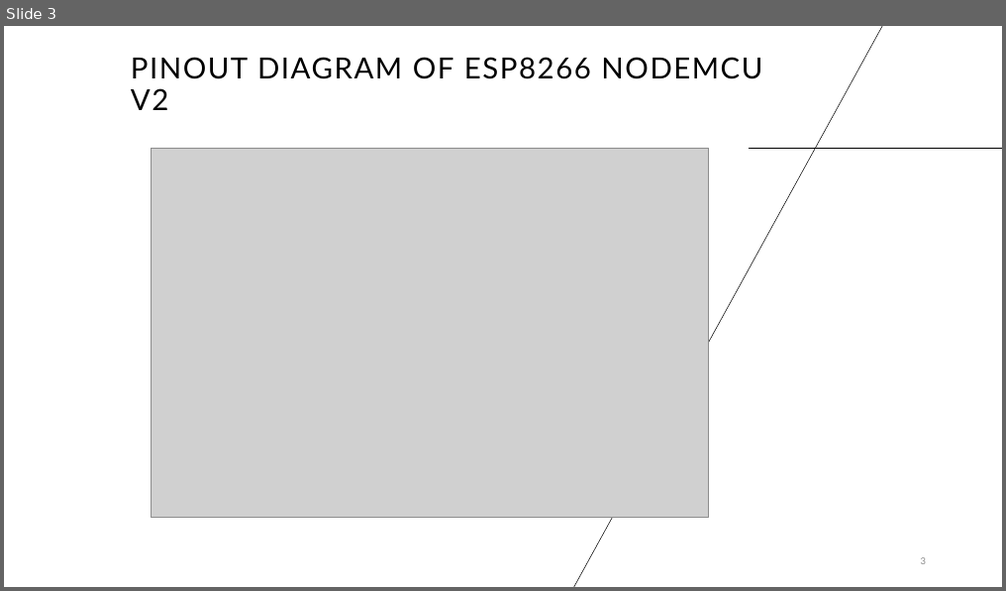
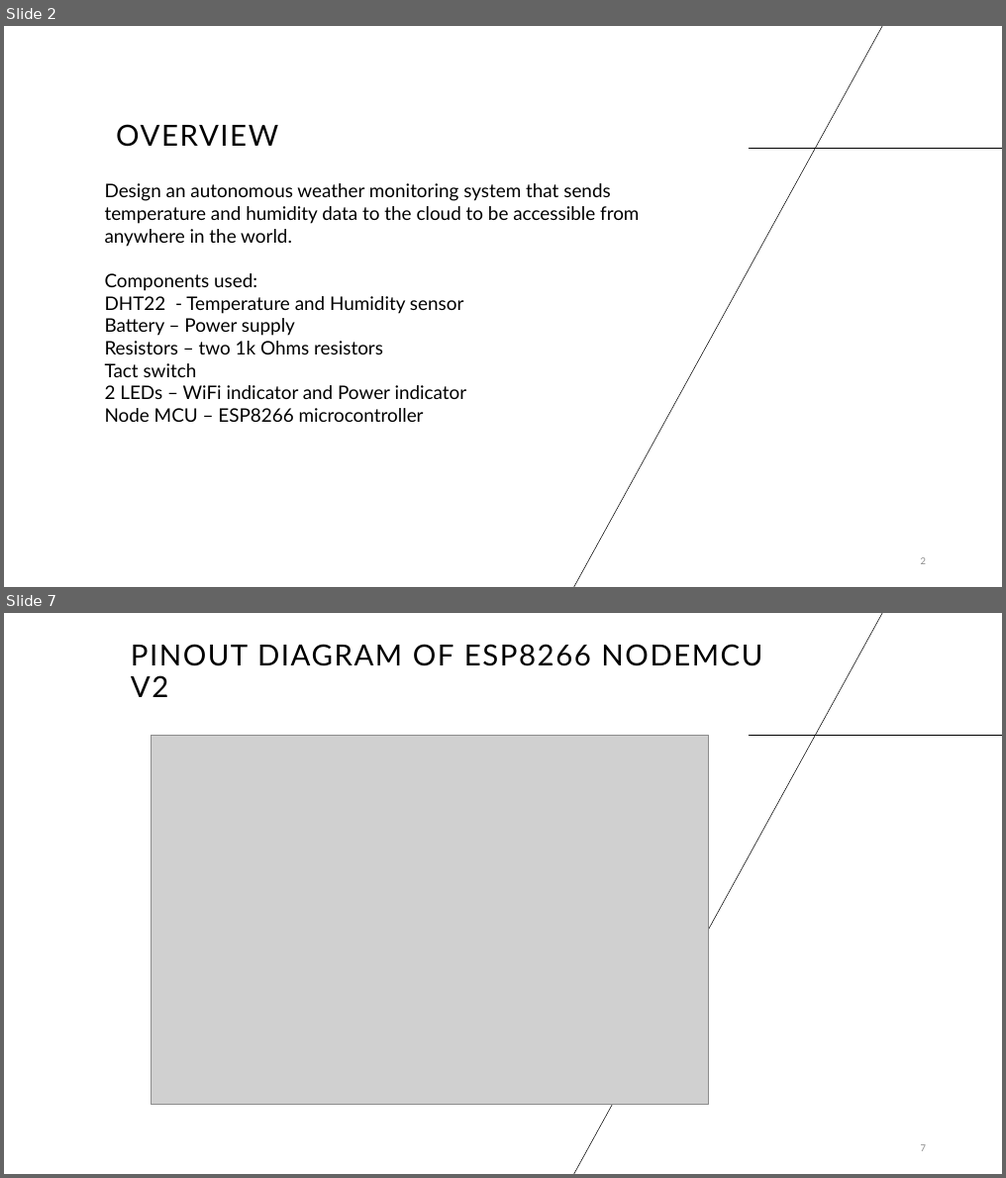
Before and after one commit to ayo-ajayi/iot-sensor, a slide deck: iotsensor.pptx. Shown one above the other, each under a label of ours: slide 3 before the commit, slides 2 and 7 after it; the slides between them are not shown. The pictures are 1006x591 and 1006x1178 pixels, drawn with LibreOffice and Linux fonts; fonts in the diff are those of the drawing; grey boxes stand for pictures. Boxes give left, top, right and bottom in pixels: in the first picture for what was removed or moved away, otherwise in the second. Text is boxed around its words. In the diff, an @@ line names an element or a change of style, - is before the commit and + after.

```diff
--- a/iotsensor.pptx
+++ b/iotsensor.pptx
@@ slide 2 added at bbox=[4, 26, 1002, 587], background #FFFFFF; not listed: 2 template elements that a slide beside it also shows @@
@@ title added at bbox=[116, 124, 278, 147], 28 pt, text #000000 @@
+OVERVIEW
@@ text added at bbox=[105, 183, 639, 422], 18 pt, text #000000 @@
+Design an autonomous weather monitoring system that sends temperature and humidity data to the cloud to be accessible from anywhere in the world.
+Components used:
+DHT22 - Temperature and Humidity sensor
+Battery – Power supply
+Resistors – two 1k Ohms resistors
+Tact switch
+2 LEDs – WiFi indicator and Power indicator
+Node MCU – ESP8266 microcontroller
@@ page number added at bbox=[921, 558, 926, 565], 9 pt, text #8C8C8C @@
+2
@@ what was slide 3 is now slide 7 @@
```
Also in this commit, not shown: 3 slides changed, 4 other slides added, 1 slide removed, 3 other files.
